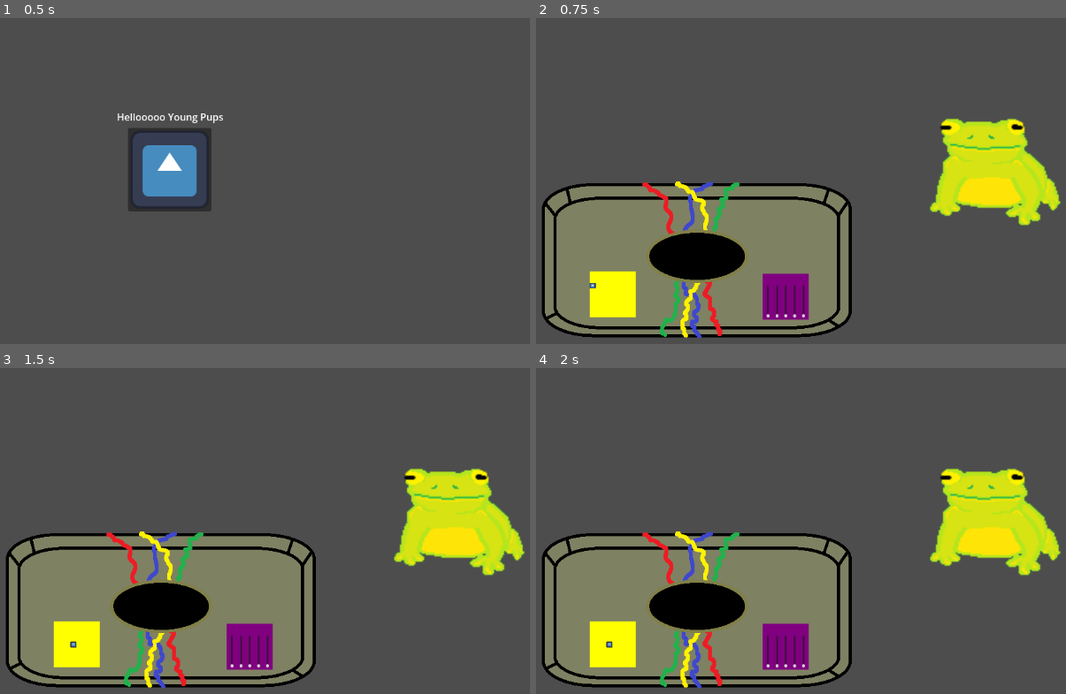
Above: before the commit, frames 1-4 (two rows, left to right).
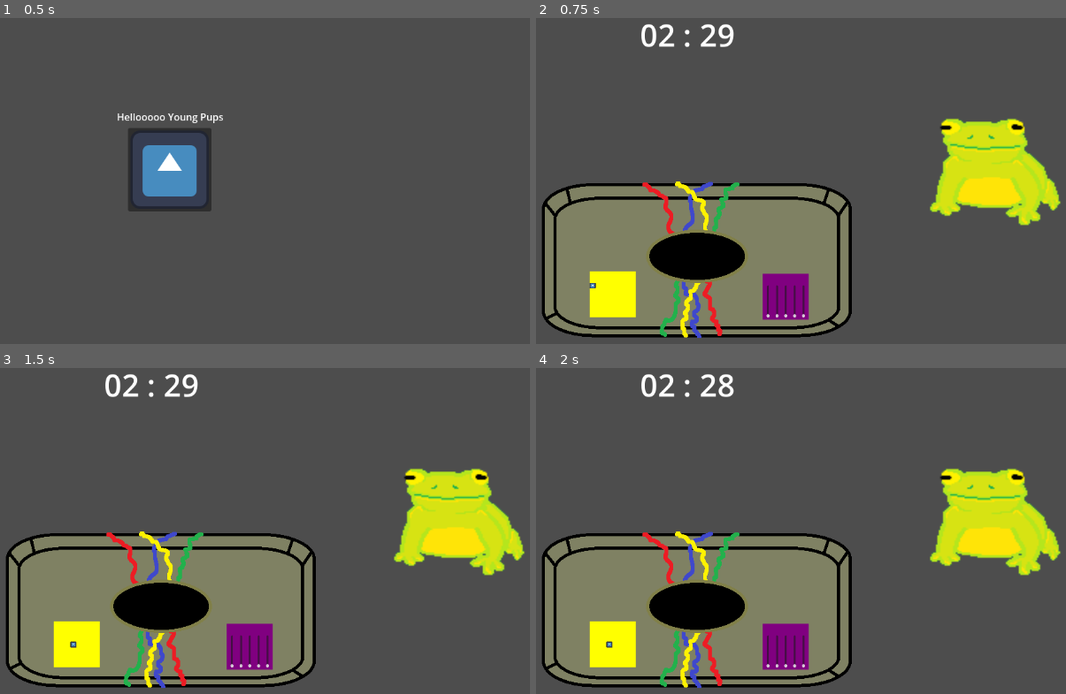
Above: after the commit, the same moments.

Repository: DepressoExpressoBoi/Godot-Wild-Jam-Signal
Game: Godot game, scene res://scenes/game_controller.tscn
Same seed, same stepped clock (60 frames per second), same inputs: the game is played once before the commit and once after it. The engine's default icon, where the game draws it, is replaced by a stand-in: a white triangle on a blue panel in a dark square.
Inputs (mouse positions are in pixels of both pictures, inside the frame that each line leads up to):
- Up to frame 1 (0.5 s): no input
- Up to frame 2 (0.75 s): click (705, 171) at 0.5 s
- Up to frame 3 (1.5 s): click (58, 635) at 1.25 s
- Up to frame 4 (2 s): no input

Frame 1 is identical in both runs. In frame 2, 0.5% of the frame differs, in the area x 19-38%, y 1-9%; in frame 3, 0.5%; in frame 4, 0.5%.

Commit message:
timer works and is counting down from 2:50

Diff:
--- a/scenes/bomb_and_frog.tscn
+++ b/scenes/bomb_and_frog.tscn
@@ -15,4 +15,15 @@
 position = Vector2(980, 209)
 scale = Vector2(2.328125, 2.1640625)
 
+[node name="timerLabel" type="Label" parent="." unique_id=1744390657]
+offset_left = 442.0
+offset_right = 596.0
+offset_bottom = 69.0
+theme_override_font_sizes/font_size = 50
+text = "00 : 00"
+vertical_alignment = 1
+
+[node name="Timer" type="Timer" parent="." unique_id=640028173]
+wait_time = 150.0
+
 [connection signal="input_event" from="Jimmy" to="." method="_on_jimmy_input_event"]
--- a/scripts/bomb_and_frog.gd
+++ b/scripts/bomb_and_frog.gd
@@ -2,6 +2,10 @@
 
 @onready var Bomb = $Bomb
 @onready var Jimmy = $Jimmy
+
+# adding timer funcionality, t.c.
+@onready var label = $timerLabel
+@onready var timer = $Timer
 
 @onready var puzzles = Bomb.get_children()
 var puzzle_solutions = {}
@@ -11,7 +15,20 @@
 # Jimmy.play("purple_circle")
 
 func _ready() -> void:
-	pass
+	# adding timer to the ready func, t.c.
+	timer.start()
+
+func time_left_to_live():
+	var time_left = timer.time_left
+	var minute = floor(time_left / 60)
+	var second = int(time_left) % 60
+	return [minute, second]
+
+func _process(delta):
+	label.text = "%02d : %02d" % time_left_to_live()
+
+
+	#pass
 	#for puzzle in puzzles:
 		#puzzle_solutions.set(puzzle.color_designation, puzzle.shape_solution)
 #
